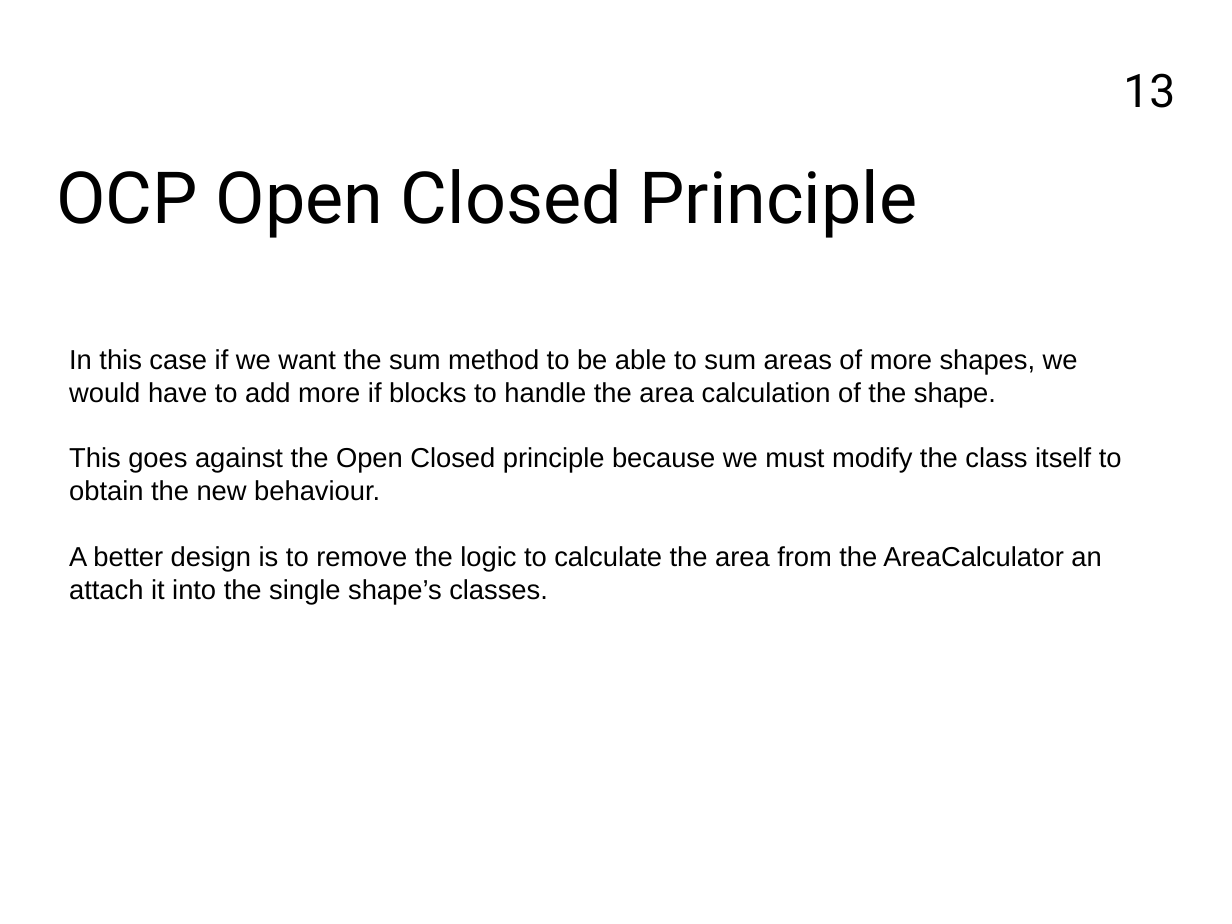
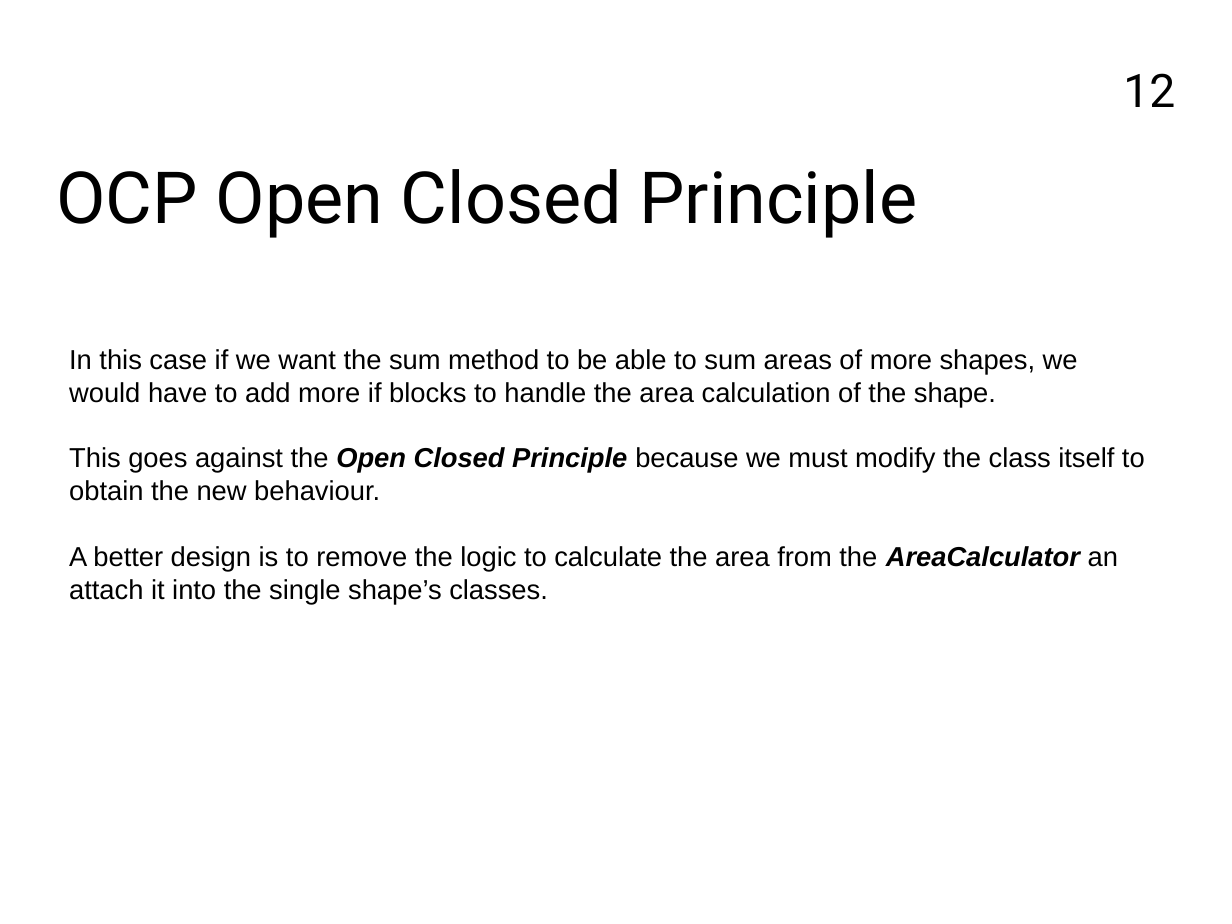
Before and after one commit to FrancoMelandri/SOLID, a slide deck: slide 12 of docs/solid.pptx (slide 13 before the commit). Drawn at 1232x924 pixels with LibreOffice and Linux fonts; fonts in the diff are those of the drawing. Boxes give left, top, right and bottom in pixels: in the first picture for what was removed or moved away, otherwise in the second. Text is boxed around its words. In the diff, an @@ line names an element or a change of style, - is before the commit and + after.

```diff
--- a/docs/solid.pptx
+++ b/docs/solid.pptx
@@ page number at (x1=1123, y1=73, x2=1175, y2=107): text changed @@
-13
+12
@@ text at (x1=69, y1=447, x2=1145, y2=501): text changed @@
-This goes against the Open Closed principle because we must modify the class itself to obtain the new behaviour.
+This goes against the Open Closed Principle because we must modify the class itself to obtain the new behaviour.
@@ text at (x1=69, y1=546, x2=1118, y2=604): bold on, italic on in "AreaCalculator" @@
```
Also in this commit, not shown: 5 other slides changed, 1 slide added, 1 slide removed.
